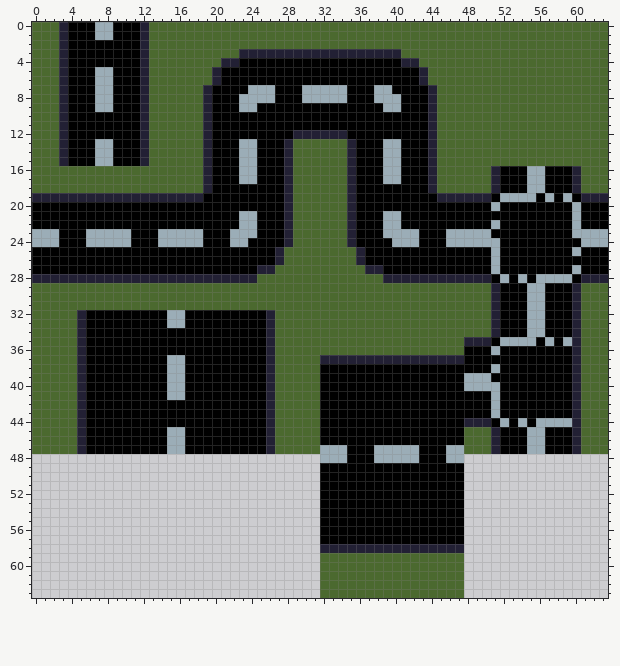
File history of a pixel-art sprite, assets/tiles.png. Above: the version before the commit.
The file is 64x64 pixels.
After the commit:
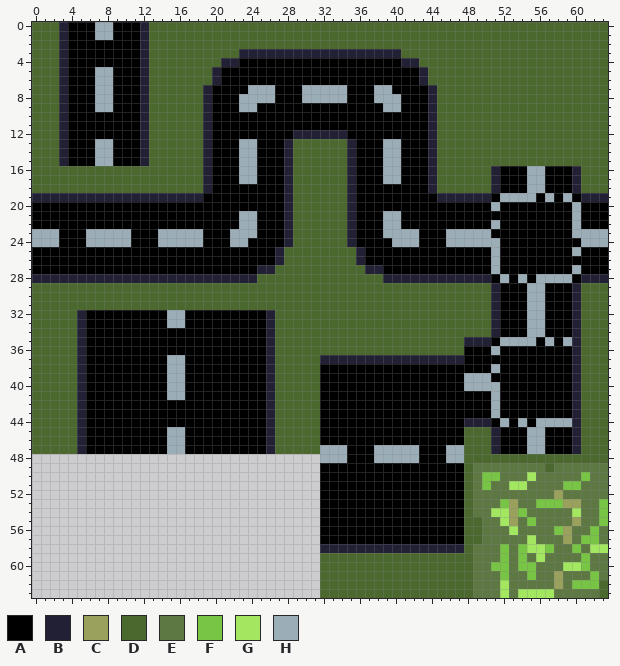
Palette (. is transparent): A #000000  B #222034  C #9aa15c  D #4b692f  E #5d7843  F #78c444  G #a3e761  H #9badb7
Diff:
Colour C now appears in row 52 at x 58; in row 53 at x 53 and 59 to 60; in row 54 at x 53; in row 55 at x 53 and 60; in rows 56 to 57 at x 59; in rows 61 to 62 at x 58.
Colour D now appears in row 48 at x 48 to 63; in row 49 at x 48 and 57; in rows 50 to 54 at x 48; in rows 55 to 57 at x 48 to 49; in rows 58 to 61 at x 48; in rows 62 to 63 at x 48 and 63.
Colour E now appears in row 49 at x 49 to 56 and 58 to 63; in row 50 at x 49, 52 to 54, 56 to 60 and 62 to 63; in row 51 at x 49, 51 to 52, 55 to 58 and 61 to 63; in row 52 at x 49 to 57 and 59 to 63; in row 53 at x 49 to 51, 54 to 55 and 61 to 62; in row 54 at x 49 to 50, 55 to 59 and 61 to 62.
Colour E now appears in row 55 at x 50 to 51, 54, 56 to 59 and 61 to 62; in row 56 at x 50 to 52, 54 to 57, 60 to 61 and 63; in row 57 at x 50 to 54, 56 to 58, 60 and 63; in row 58 at x 49 to 51, 53, 58 to 59 and 61; in row 59 at x 49 to 51, 53, 55, 57 to 60 and 62 to 63; in row 60 at x 49 to 50, 53, 56 to 58 and 62 to 63.
Colour E now appears in row 61 at x 49 to 51, 53 to 54, 56 to 57, 59 to 61 and 63; in row 62 at x 49 to 51, 53 to 57 and 59; in row 63 at x 49 to 51, 53 and 58 to 62.
Colour F now appears in row 50 at x 50 to 51 and 61; in row 51 at x 50 and 59 to 60; in row 53 at x 52, 56 to 58 and 63; in row 54 at x 54 and 63; in row 55 at x 55 and 63; in row 56 at x 58 and 62.
Colour F now appears in row 57 at x 61 to 62; in row 58 at x 52, 54, 57 and 60; in row 59 at x 52, 54 and 61; in row 60 at x 51 to 52, 54 to 55 and 61; in row 61 at x 52, 55 and 62; in row 62 at x 60 to 62.
Colour G now appears in row 50 at x 55; in row 51 at x 53 to 54; in row 54 at x 51 to 52 and 60; in row 55 at x 52; in row 56 at x 53; in row 57 at x 55.
Colour G now appears in row 58 at x 55 to 56 and 62 to 63; in row 59 at x 56; in row 60 at x 59 to 60; in row 62 at x 52; in row 63 at x 52 and 54 to 57.
Pixel boxes of the changes (left, top, right, bottom) in both pictures:
added: (464, 454, 608, 598)
